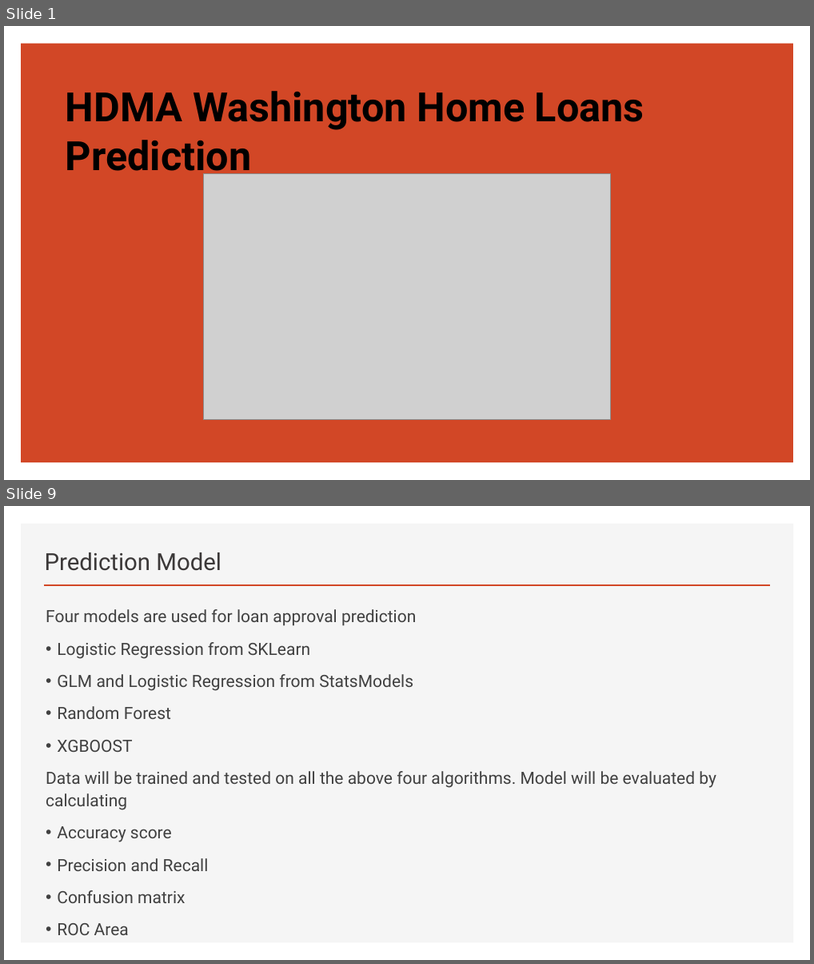
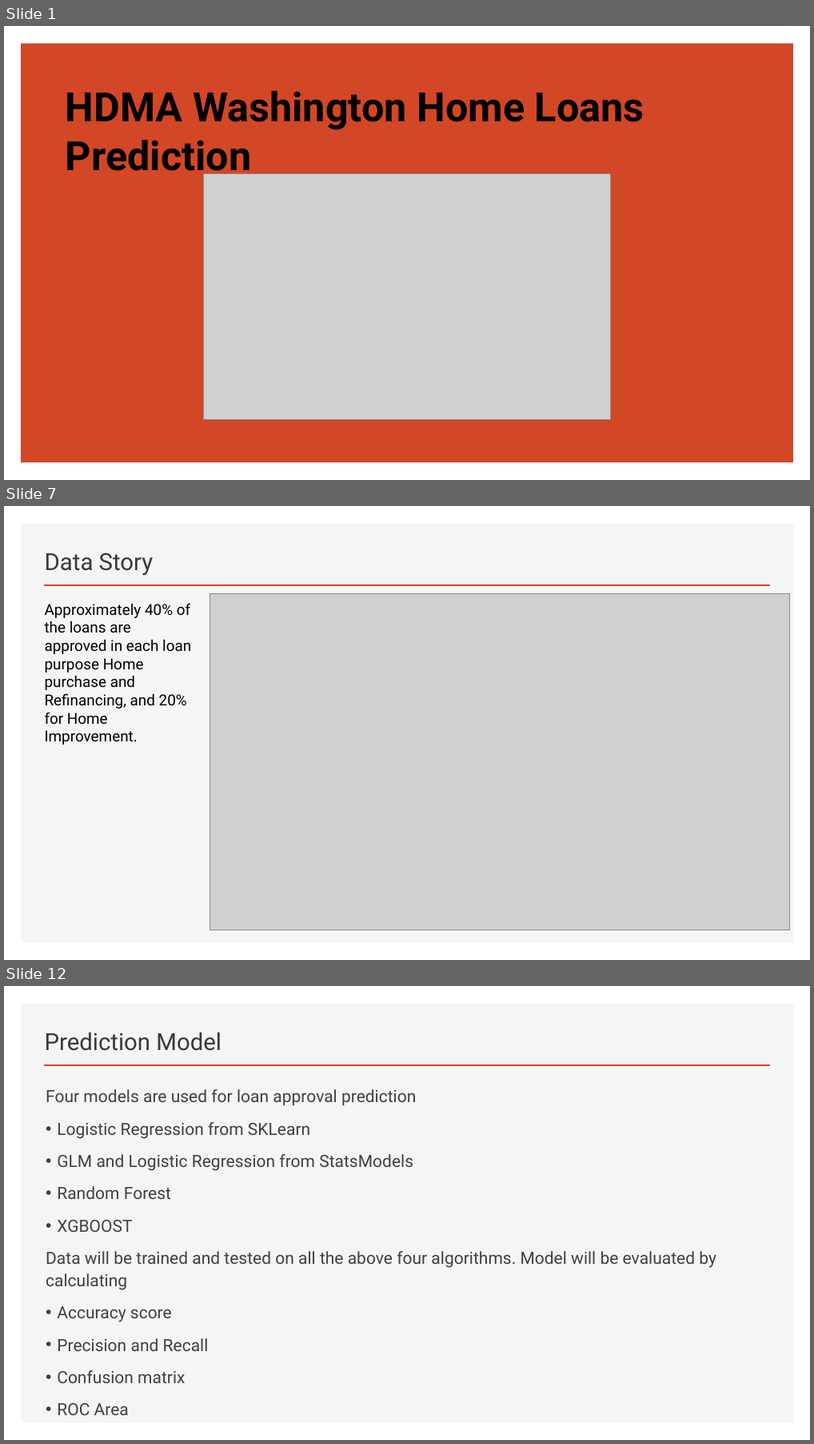
Before and after one commit to khmsha/Springboard, a slide deck: Capstone_Project1/HDMA Washington Home Loans Prediction.pptx. Shown one above the other, each under a label of ours: slides 1 and 9 before the commit, slides 1, 7 and 12 after it; the slides between them are not shown. The pictures are 814x964 and 814x1444 pixels, drawn with LibreOffice and Linux fonts; fonts in the diff are those of the drawing; grey boxes stand for pictures. Boxes give left, top, right and bottom in pixels: in the first picture for what was removed or moved away, otherwise in the second. Text is boxed around its words. In the diff, an @@ line names an element or a change of style, - is before the commit and + after.

```diff
--- a/Capstone_Project1/HDMA Washington Home Loans Prediction.pptx
+++ b/Capstone_Project1/HDMA Washington Home Loans Prediction.pptx
@@ slide 7 added at (x1=4, y1=506, x2=810, y2=960), background #FFFFFF; not listed: 2 template elements that a slide beside it also shows @@
@@ title added at (x1=45, y1=553, x2=154, y2=576), 28 pt, text #3B3838 @@
+Data Story
@@ picture added at (x1=210, y1=594, x2=790, y2=930) @@
@@ text added at (x1=45, y1=603, x2=191, y2=744), 18 pt, text #000000 @@
+Approximately 40% of the loans are approved in each loan purpose Home purchase and Refinancing, and 20% for Home Improvement.
@@ what was slide 9 is now slide 12 @@
```
Also in this commit, not shown: 16 slides changed, 4 other slides added, 2 slides removed, 1 other file.
